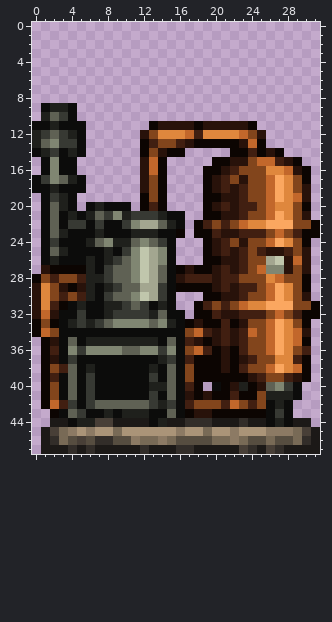
Two versions of one pixel-art sprite, content/Entities/Structures/Buildings/Distillery/distillery.00.png. Above, as it was before the edit.
The file is 32x48 pixels.
Once edited:
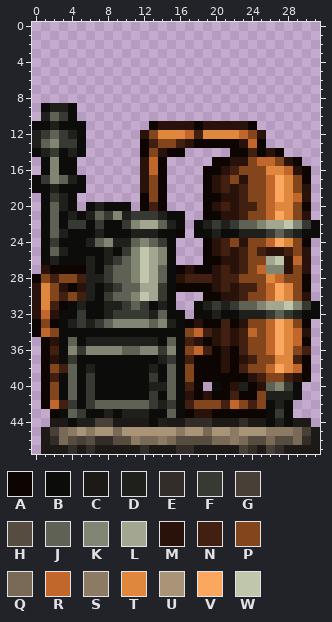
Palette (. is transparent): A #0c0502  B #0c0c0b  C #1c1917  D #1f201c  E #322d29  F #373933  G #483f37  H #564d40  J #5f6154  K #808672  L #a3a690  M #28120a  N #411f11  P #82451c  Q #786a56  R #c2672b  S #8c7a64  T #df873d  U #aa9478  V #fba760  W #c0c6ac
Commit: Distillery & Women's Hair adjustments.
From old to new:
y 15: x 27 N -> P
y 22: x 18..31 ANPNPRTTVVVPPA -> BDFDFJJKLLWKFB
y 23: x 18..31 AANMMNNNPRPNAA -> BBDBBDDDFJFDBB
y 31: x 18..31 ANPNPRTTVVVPPA -> BDFDFJJKLLWKFB
y 32: x 18..31 AANMMNNNPRPNAA -> BBDBBDDDFJFDBB
Pixel boxes of the changes (left, top, right, bottom) in both pictures:
changed: (275, 157, 284, 166)
changed: (194, 220, 320, 238)
changed: (194, 301, 320, 319)
